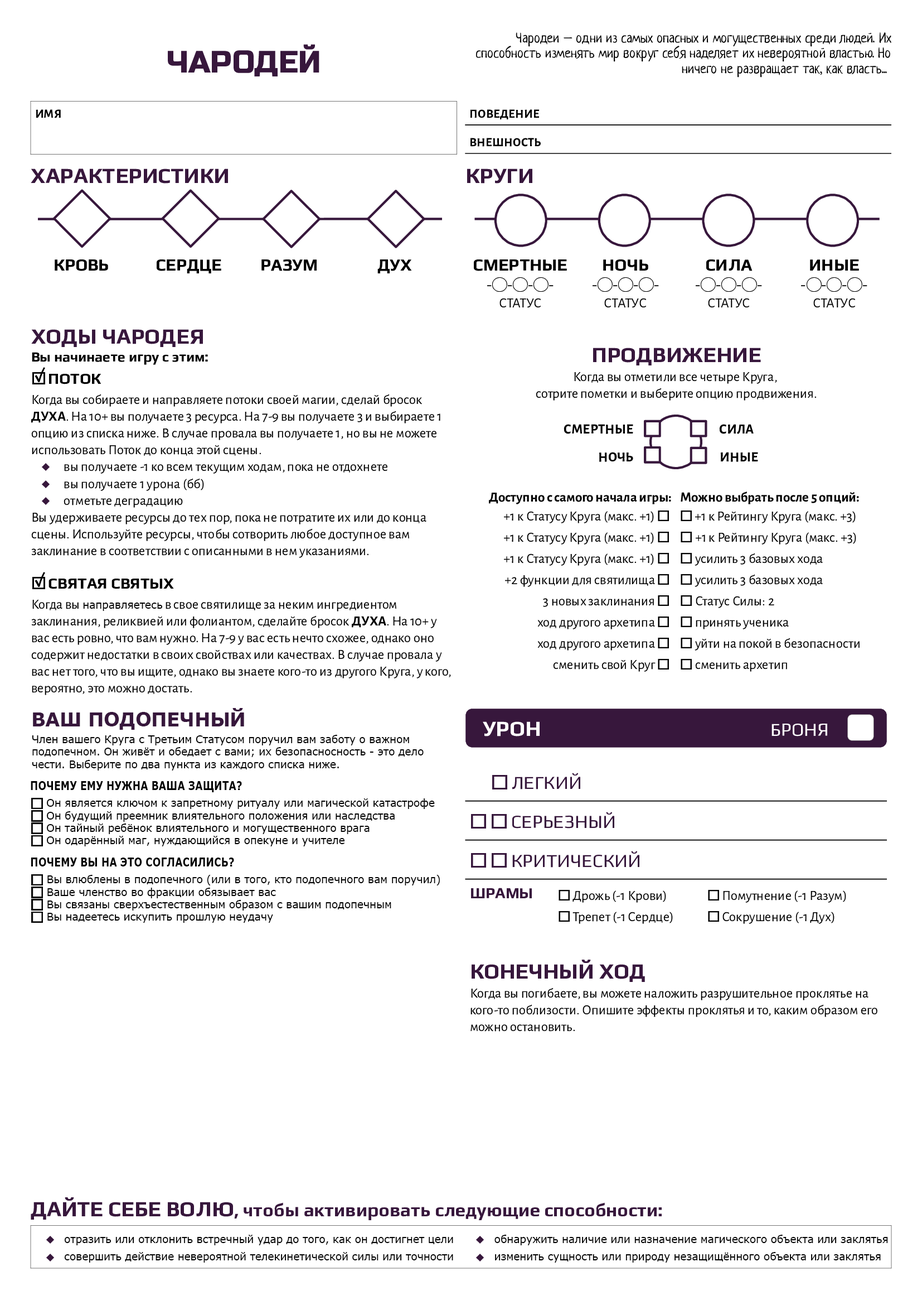
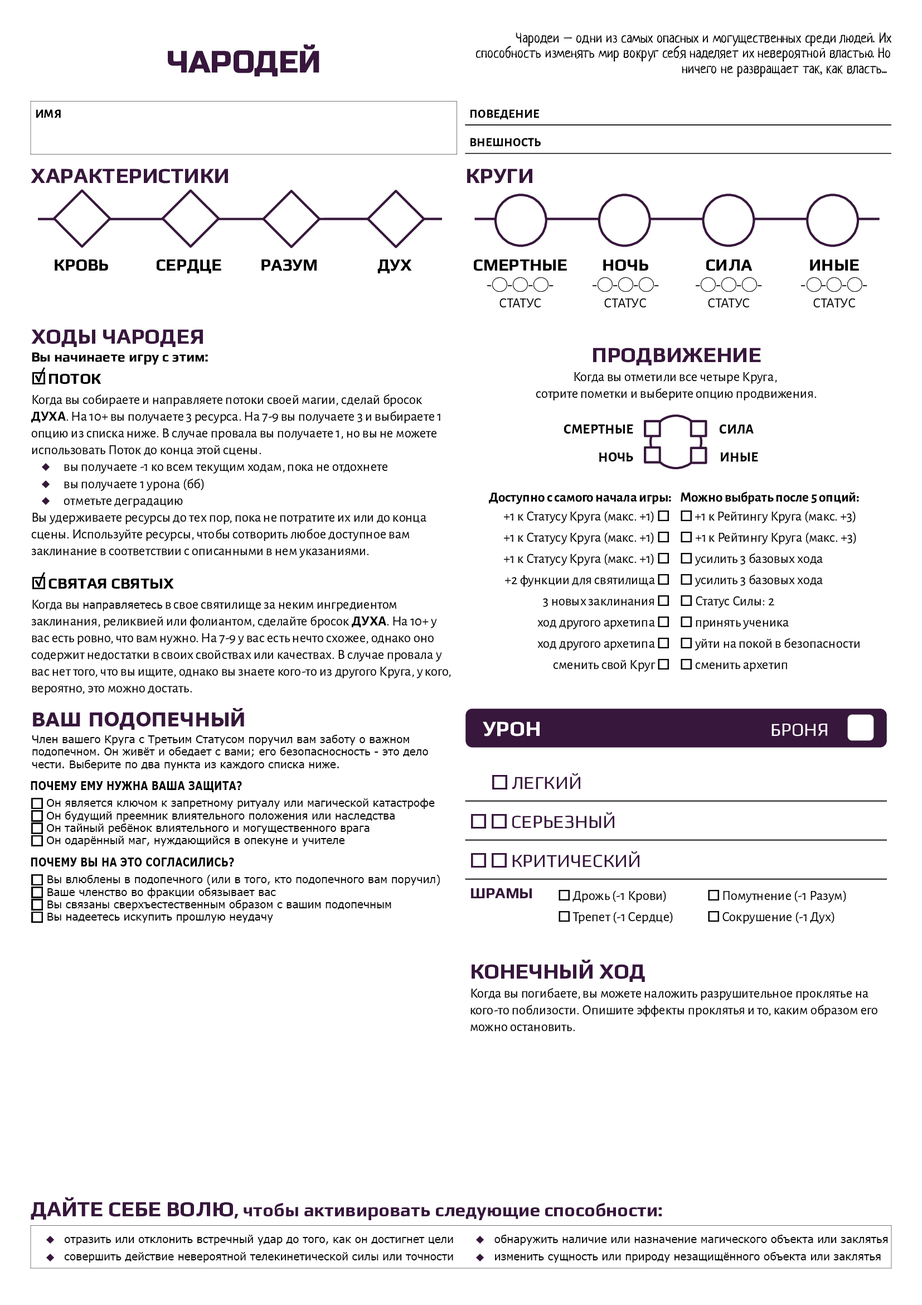
Revision of a layered 922 x 1305 image; what changed, layer by layer:
painted on "Член вашего Круга с Третьим Статусом поручил вам заботу о важно" over [259, 746, 429, 757]
